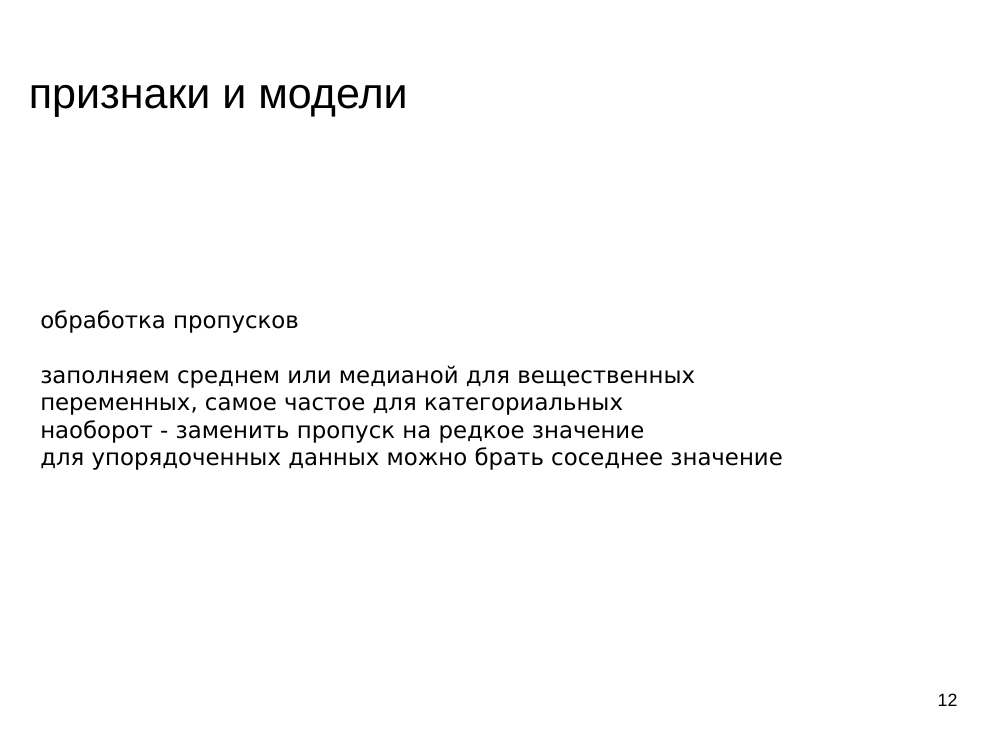
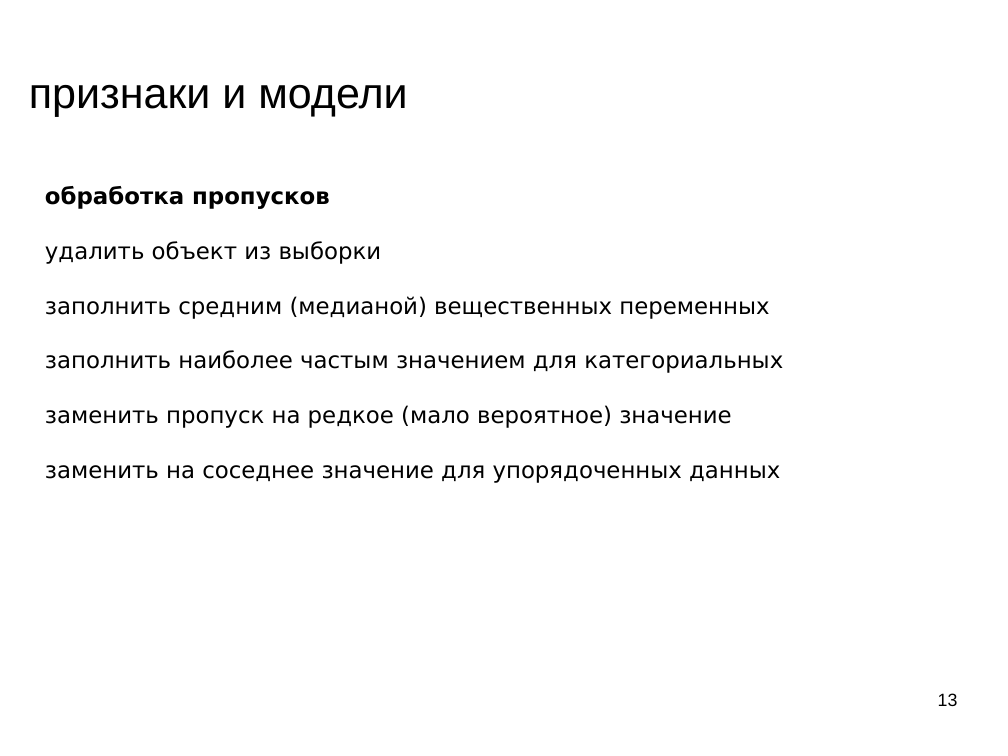
Before and after one commit to mechanoid5/ml_lectorium_legacy, a slide deck: slide 13 of 12-fetch-anomal.odp (slide 12 before the commit). Drawn at 1008x756 pixels with LibreOffice and Linux fonts; fonts in the diff are those of the drawing; background and template pictures are left out. Boxes give left, top, right and bottom in pixels: in the first picture for what was removed or moved away, otherwise in the second. Text is boxed around its words. In the diff, an @@ line names an element or a change of style, - is before the commit and + after.

```diff
--- a/12-fetch-anomal.odp
+++ b/12-fetch-anomal.odp
@@ text "обработка пропусков": place and size @@
-text "обработка пропусков" at [40, 310, 782, 470]
+text "обработка пропусков" at [45, 186, 783, 483]
@@ text at [45, 186, 330, 209]: bold on in "обработка пропусков" @@
@@ text at [45, 241, 783, 483]: text changed @@
-заполняем среднем или медианой для вещественных переменных, самое частое для категориальных
-наоборот - заменить пропуск на редкое значение
-для упорядоченных данных можно брать соседнее значение
+удалить объект из выборки
+заполнить средним (медианой) вещественных переменных
+заполнить наиболее частым значением для категориальных
+заменить пропуск на редкое (мало вероятное) значение
+заменить на соседнее значение для упорядоченных данных
@@ page number at [938, 693, 958, 706]: text changed @@
-12
+13
```
Also in this commit, not shown: 11 other slides changed, 2 slides added, 1 slide removed.
